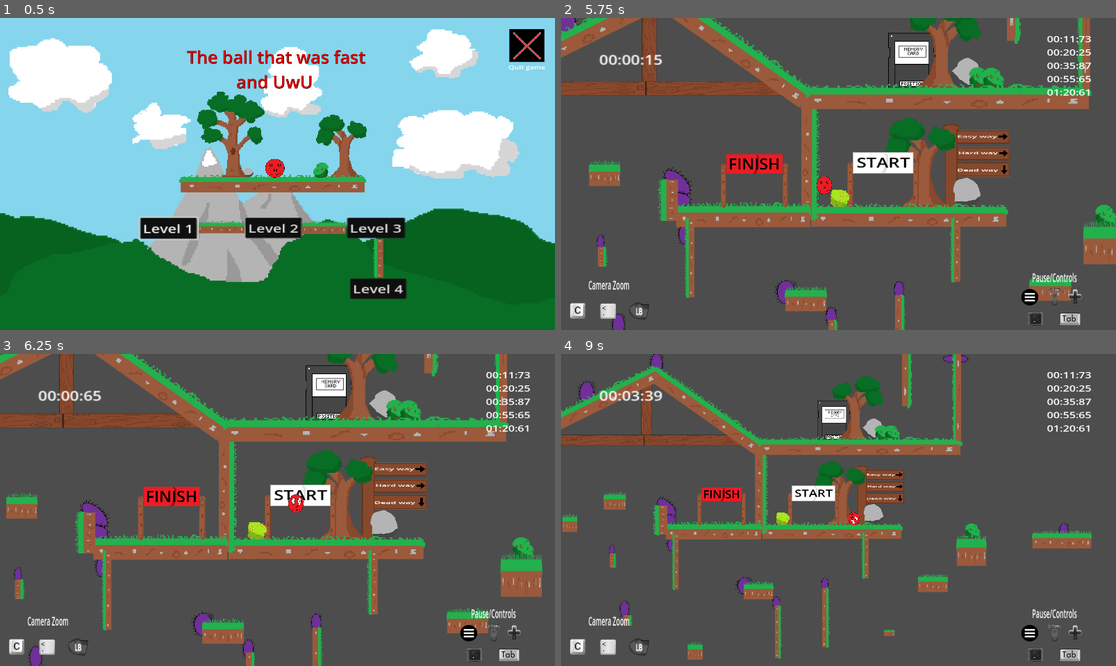
Above: before the commit, frames 1-4 (two rows, left to right).
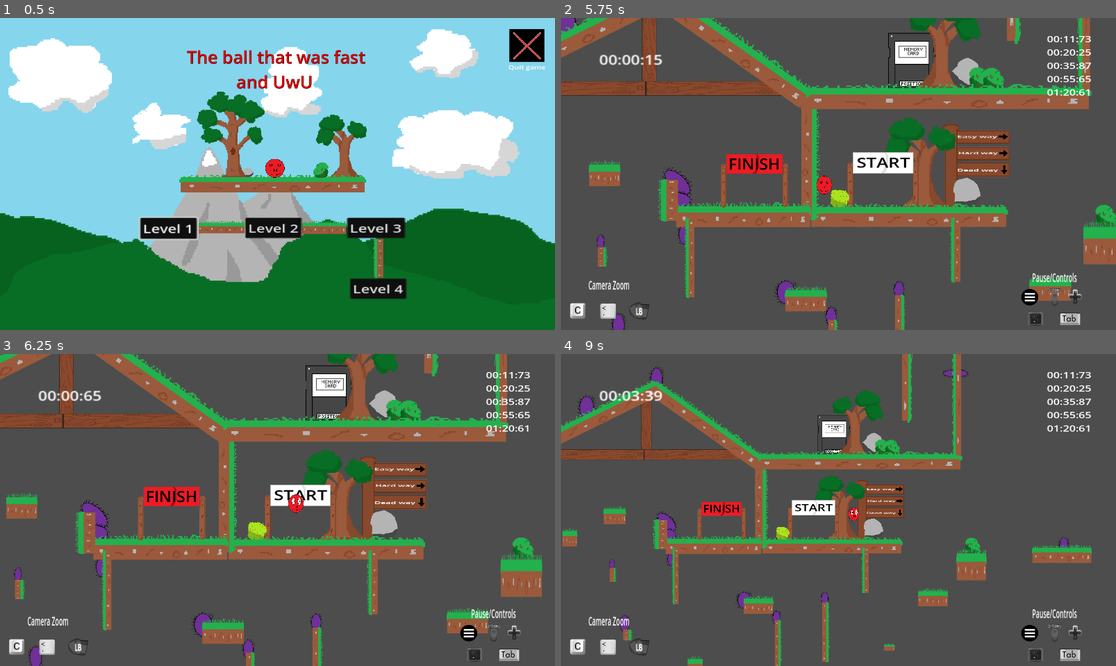
Above: after the commit, the same moments.

Repository: Mahnwe/TheBallThatWasUwU
Game: Godot game, scene res://Scenes/menu.tscn
The game is run twice, just before and just after one commit, with the same random seed, the same clock (stepped at 60 frames per second) and the same inputs.
Inputs (mouse positions are in pixels of both pictures, inside the frame that each line leads up to):
- Up to frame 1 (0.5 s): no input
- Up to frame 2 (5.75 s): click "Level 1" at 0.5 s; tap Enter at 1.25 s; move the mouse to (960, 158) at 1.27 s; hold D (move_right) 1.28-2.78 s; tap Space (jump) at 1.35, 1.52, 1.82, 2.27, 2.3, 2.57, 3.05, 3.77, 3.8, 4.07, 4.35, 4.52, 4.82, 5.27, 5.3, 5.57 s; click (960, 158) at 1.42 s; move the mouse to (727, 189) at 2.02 s; tap C (camera_dezoom) at 2.1, 5.1 s; move the mouse to (894, 105) at 2.77 s; hold A (move_left) 2.78-3.53 s; tap Shift (dash) at 2.85 s; move the mouse to (810, 236) at 3.52 s; hold D (move_right) 3.53-5.03 s; tap F (next_level) at 3.6 s; click (810, 236) at 3.67 s; move the mouse to (1005, 220) at 4.27 s; move the mouse to (672, 127) at 5.02 s; hold A (move_left) from 5.03 s (still down)
- Up to frame 3 (6.25 s): move the mouse to (305, 510) at 5.77 s; release A (move_left) at 5.78 s; hold D (move_right) from 5.78 s (still down); tap Shift (dash) at 5.85 s; click (305, 510) at 5.92 s; tap Space (jump) at 6.05 s
- Up to frame 4 (9 s): move the mouse to (755, 432) at 6.52 s; release D (move_right) at 6.53 s; hold A (move_left) 6.53-8.03 s; tap F (next_level) at 6.6 s; tap Space (jump) at 6.77, 6.8, 7.07, 7.35, 7.52, 7.82, 8.27, 8.3, 8.57 s; move the mouse to (960, 494) at 7.27 s; move the mouse to (727, 525) at 8.02 s; hold D (move_right) from 8.03 s (still down); tap C (camera_dezoom) at 8.1 s; click (727, 525) at 8.17 s; move the mouse to (894, 441) at 8.77 s; tap Shift (dash) at 8.85 s

Frame 1 is identical in both runs. In frame 2, 0.3% of the frame differs, in the area x 0-100%, y 5-100%; in frame 3, 0.6%; in frame 4, 23%, in the area x 0-96%, y 0-100%.

Commit message:
Rework player collide event with walls and platforms

Diff:
--- a/Scenes/player.tscn
+++ b/Scenes/player.tscn
@@ -129,7 +129,8 @@
 visibility_layer = 2
 position = Vector2(-212, -231)
 slide_on_ceiling = false
-floor_snap_length = 3.9
+floor_stop_on_slope = false
+floor_snap_length = 4.5
 script = ExtResource("1_24gvc")
 
 [node name="Camera2D" type="Camera2D" parent="."]
@@ -219,13 +220,13 @@
 [node name="RaycastRight" type="RayCast2D" parent="."]
 position = Vector2(212, 231)
 rotation = -1.5708
-scale = Vector2(2, 1.1)
+scale = Vector2(7.63999, 1.18)
 target_position = Vector2(0, 30)
 
 [node name="RaycastLeft" type="RayCast2D" parent="."]
 position = Vector2(212, 231)
 rotation = 1.5708
-scale = Vector2(2, 1.1)
+scale = Vector2(7.63999, 1.18)
 target_position = Vector2(0, 30)
 
 [node name="DeadLabel" type="Label" parent="."]
--- a/Scripts/player.gd
+++ b/Scripts/player.gd
@@ -138,16 +138,16 @@
 		check_animation_if_on_wall()
 		var wall_normal = get_wall_normal()
 		if collinding_right_wall() and Input.is_action_just_pressed("jump"):
-			var wall_jump_force_to_left = Vector2(speed * 2.5 * wall_normal.x, jump_force)
-			velocity = wall_jump_force_to_left
+			velocity.x = wall_pushback * wall_normal.x
+			velocity.y = jump_force
 			move_and_slide()
 			$AnimatedSprite2D.animation = "jump"
 			$AnimatedSprite2D.flip_h = true
 			$AnimatedSprite2D.play()
 			await $AnimatedSprite2D.animation_finished
 		if colliding_left_wall() and Input.is_action_just_pressed("jump"):
-			var wall_jump_force_to_right = Vector2(speed * 2.5 *  wall_normal.x, jump_force)
-			velocity = wall_jump_force_to_right
+			velocity.x = wall_pushback * wall_normal.x
+			velocity.y = jump_force
 			move_and_slide()
 			$AnimatedSprite2D.animation = "jump"
 			$AnimatedSprite2D.flip_h = false
@@ -163,18 +163,22 @@
 
 
 func check_animation_if_on_wall():
-	if collinding_right_wall() and Input.is_action_pressed("move_right"):
+	if collinding_right_wall():
+		velocity.y = 0
 		number_of_jumps = 0
-		velocity.y = gravity+75
 		can_dash = true
 		$AnimatedSprite2D.animation = "stay"
 		$AnimatedSprite2D.flip_h = true
-	if colliding_left_wall() and Input.is_action_pressed("move_left"):
+		if Input.is_action_pressed("move_right"):
+			velocity.y = gravity+65
+	if colliding_left_wall():
+		velocity.y = 0
 		number_of_jumps = 0
-		velocity.y = gravity+75
 		can_dash = true
 		$AnimatedSprite2D.animation = "stay"
 		$AnimatedSprite2D.flip_h = false
+		if Input.is_action_pressed("move_left"):
+			velocity.y = gravity+65
 
 func colliding_left_wall():
 	return $RaycastLeft.is_colliding()
